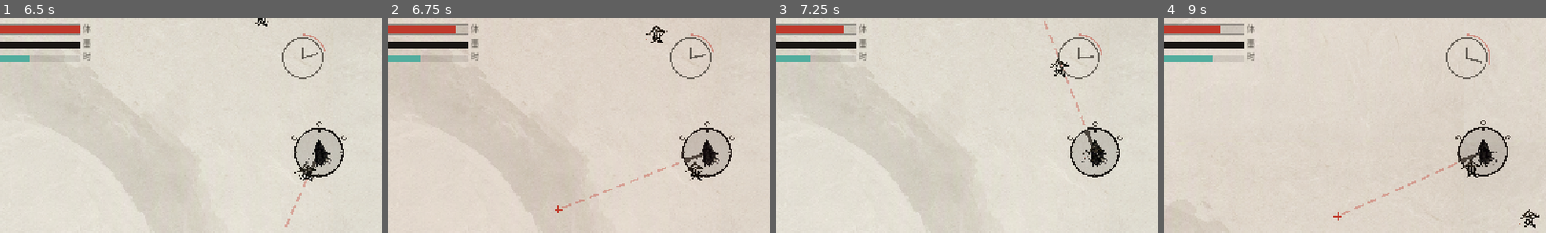
Above: before the commit, frames 1-4 (left to right).
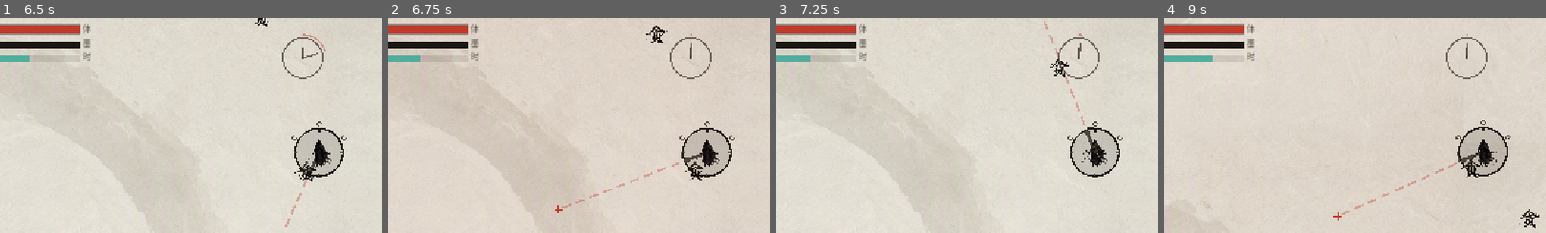
Above: after the commit, the same moments.

Repository: QiyuanZeng/gamejam
Game: Godot game, scene res://scenes/main.tscn
Same seed, same stepped clock (60 frames per second), same inputs: the game is played once before the commit and once after it.
Inputs (mouse positions are % of the whole screen's width and height, from its top left):
- Up to frame 1 (6.5 s): tap Enter at 0.5, 0.6, 2.85, 5.1 s; move the mouse to (72, 45) at 0.52 s; click (72, 45) at 0.67 s; tap Space at 0.77, 1.52, 3.02, 3.77, 4.52, 6.02 s; move the mouse to (30, 55) at 1.27 s; tap Keypad Enter at 1.35, 3.6, 5.85 s; click (30, 55) at 1.42 s; move the mouse to (60, 28) at 2.02 s; tap R at 2.1, 4.35 s; click (60, 28) at 2.17 s; move the mouse to (45, 70) at 2.77 s; click (45, 70) at 2.92 s; move the mouse to (80, 65) at 3.52 s; click (80, 65) at 3.67 s; move the mouse to (20, 35) at 4.27 s; click (20, 35) at 4.42 s; move the mouse to (55, 50) at 5.02 s; click (55, 50) at 5.17 s; move the mouse to (35, 25) at 5.77 s; click (35, 25) at 5.92 s
- Up to frame 2 (6.75 s): move the mouse to (72, 45) at 6.52 s; tap R at 6.6 s; click (72, 45) at 6.67 s
- Up to frame 3 (7.25 s): tap Space at 6.77 s
- Up to frame 4 (9 s): move the mouse to (30, 55) at 7.27 s; tap Enter at 7.35 s; click (30, 55) at 7.42 s; tap Space at 7.52 s; move the mouse to (60, 28) at 8.02 s; tap Keypad Enter at 8.1 s; click (60, 28) at 8.17 s; move the mouse to (45, 70) at 8.77 s; tap R at 8.85 s; click (45, 70) at 8.92 s
The pictures show only the part of the screen within x 10-60%, y 1-51%; the shares and areas given below are measured in that part.

Frame 1 is identical in both runs. In frame 2, 0.2% of the frame differs, in the area x 17-86%, y 3-19%; in frame 3, 0.2%; in frame 4, 0.3%, in the area x 14-86%, y 3-22%.

Commit message:
fix(P0 BUG-01): 玩家不死亡 + 数值表 BALANCE.md

Diff:
--- a/demo_test/scripts/main.gd
+++ b/demo_test/scripts/main.gd
@@ -27,6 +27,7 @@
 const FLASH_TIME := 0.1
 const DRAW_ENEMY_FACTOR := 0.08
 const MAX_ENEMIES := 130
+const HIT_CHARGE_PENALTY := 8.0  # 受击扣回溯充能秒数（P0 BUG-01，无死亡机制）
 
 ## 时钟斩（v0.3 定案）：左键点击 = 普攻式冲刺，朝指针方向前冲固定距离
 ## 指针自转每满一圈 +1 行动点；行动点耗尽则左键无响应
@@ -705,13 +706,15 @@
 		if e.dead or e.spawn_left > 0.0:
 			continue
 		if e.position.distance_to(player.position) <= float(e.cfg.radius) + Player.RADIUS:
-			if player.take_hit(float(e.cfg.dmg)):
-				hit_flash = 0.25
-				AudioMgr.play("hit", 0.9, -2.0)
-				var away := (e.position - player.position).normalized()
-				e.position += away * 26.0
-			if player.hp <= 0.0:
-				_game_over()
+			# P0 BUG-01：玩家不死亡，受击扣回溯充能 + 清 combo
+			hit_flash = 0.25
+			AudioMgr.play("hit", 0.9, -2.0)
+			player.invuln = Player.INVULN_TIME
+			clock_charge = maxf(0.0, clock_charge - HIT_CHARGE_PENALTY)
+			combo = 0
+			combo_timer = 0.0
+			var away := (e.position - player.position).normalized()
+			e.position += away * 26.0
 			return
 
 func _game_over() -> void:
Not shown, added: demo_test/BALANCE.md
